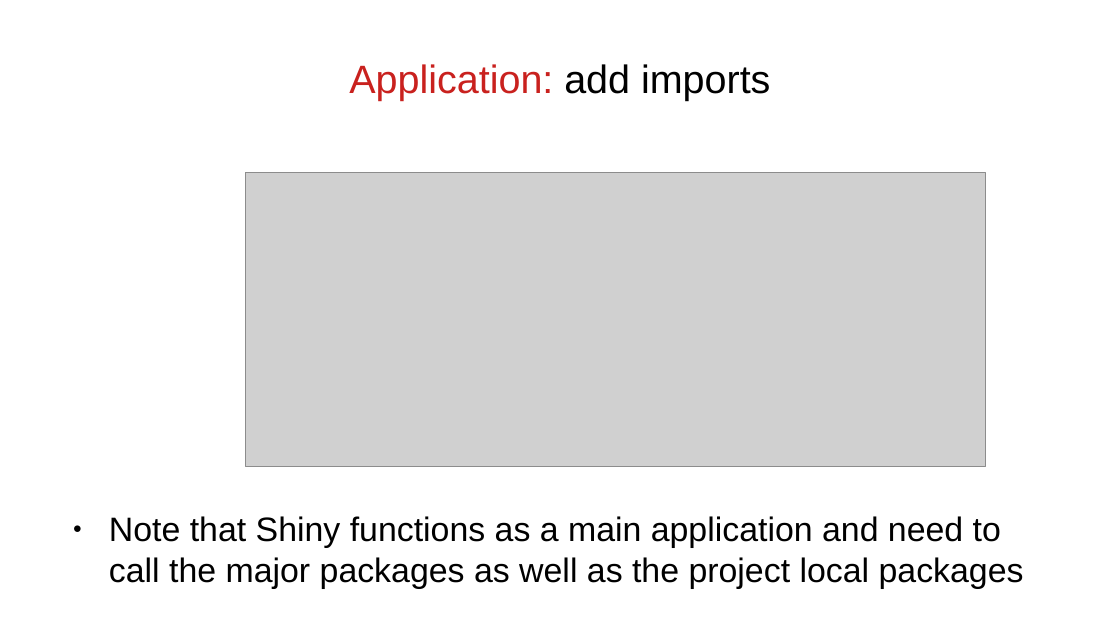
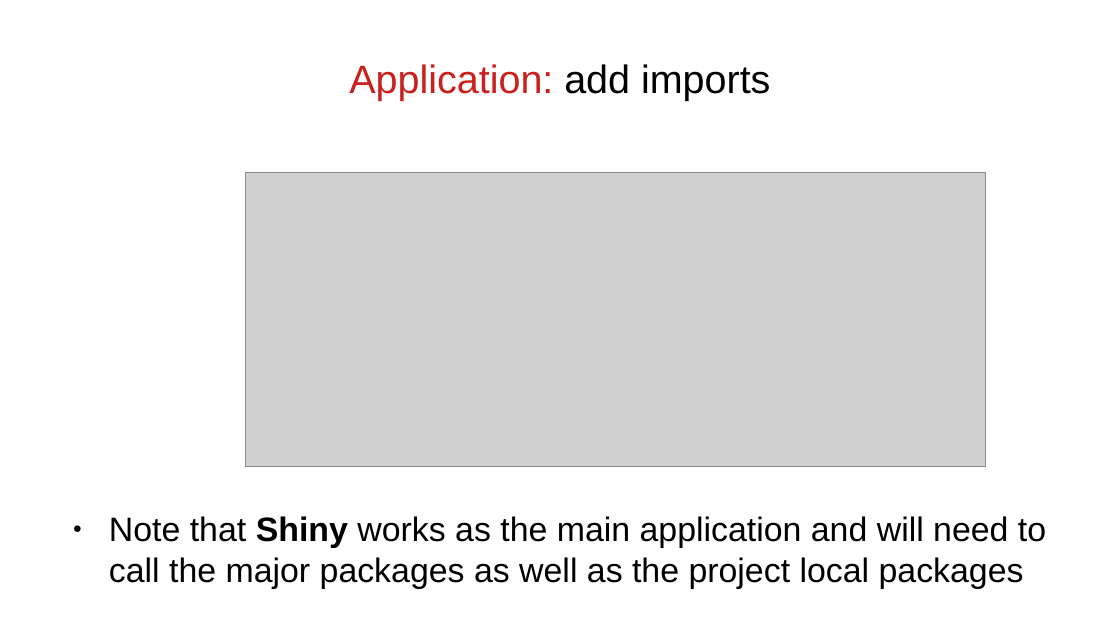
Before and after one commit to f0nzie/keras_and_shiny-tutorial, a slide deck: slide 30 of keras_and_shiny-tutorial.odp (slide 29 before the commit). Drawn at 1120x630 pixels with LibreOffice and Linux fonts; fonts in the diff are those of the drawing; grey boxes stand for pictures. Boxes give left, top, right and bottom in pixels: in the first picture for what was removed or moved away, otherwise in the second. Text is boxed around its words. In the diff, an @@ line names an element or a change of style, - is before the commit and + after.

Commit message:
basic project structure

```diff
--- a/keras_and_shiny-tutorial.odp
+++ b/keras_and_shiny-tutorial.odp
@@ text at bbox=[109, 516, 1046, 589]: text changed @@
-● Note that Shiny functions as a main application and need to call the major packages as well as the project local packages
+● Note that Shiny works as the main application and will need to call the major packages as well as the project local packages
```
Also in this commit, not shown: 16 other slides changed, 2 slides added, 1 slide removed, 11 other files.
